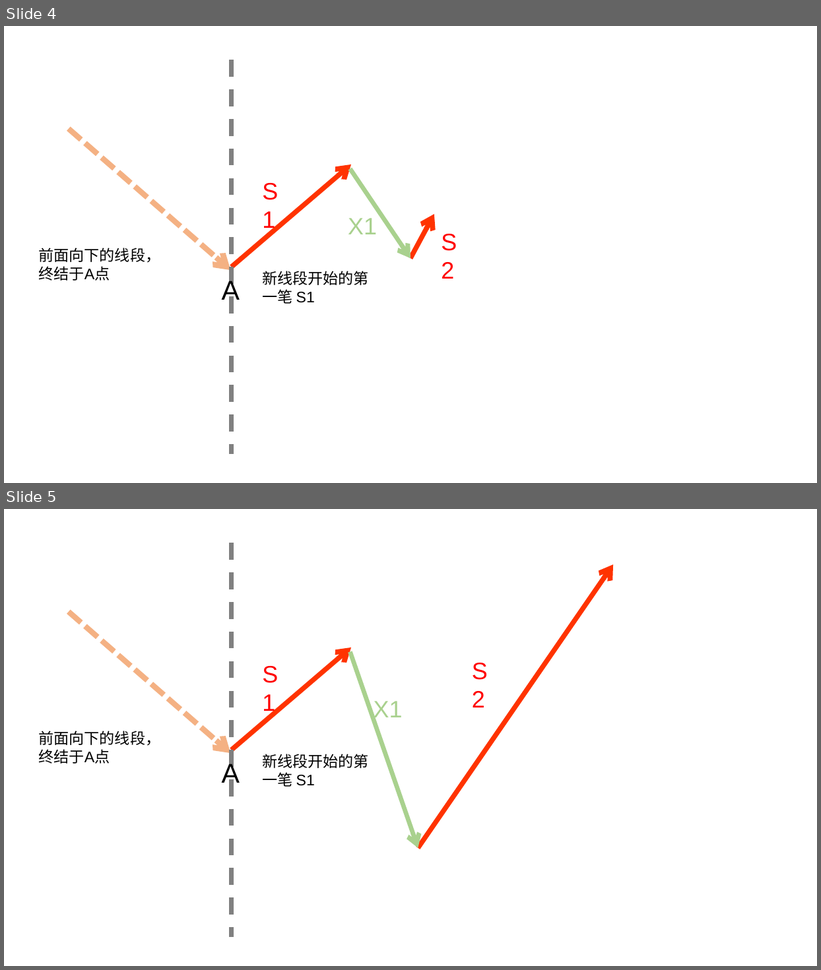
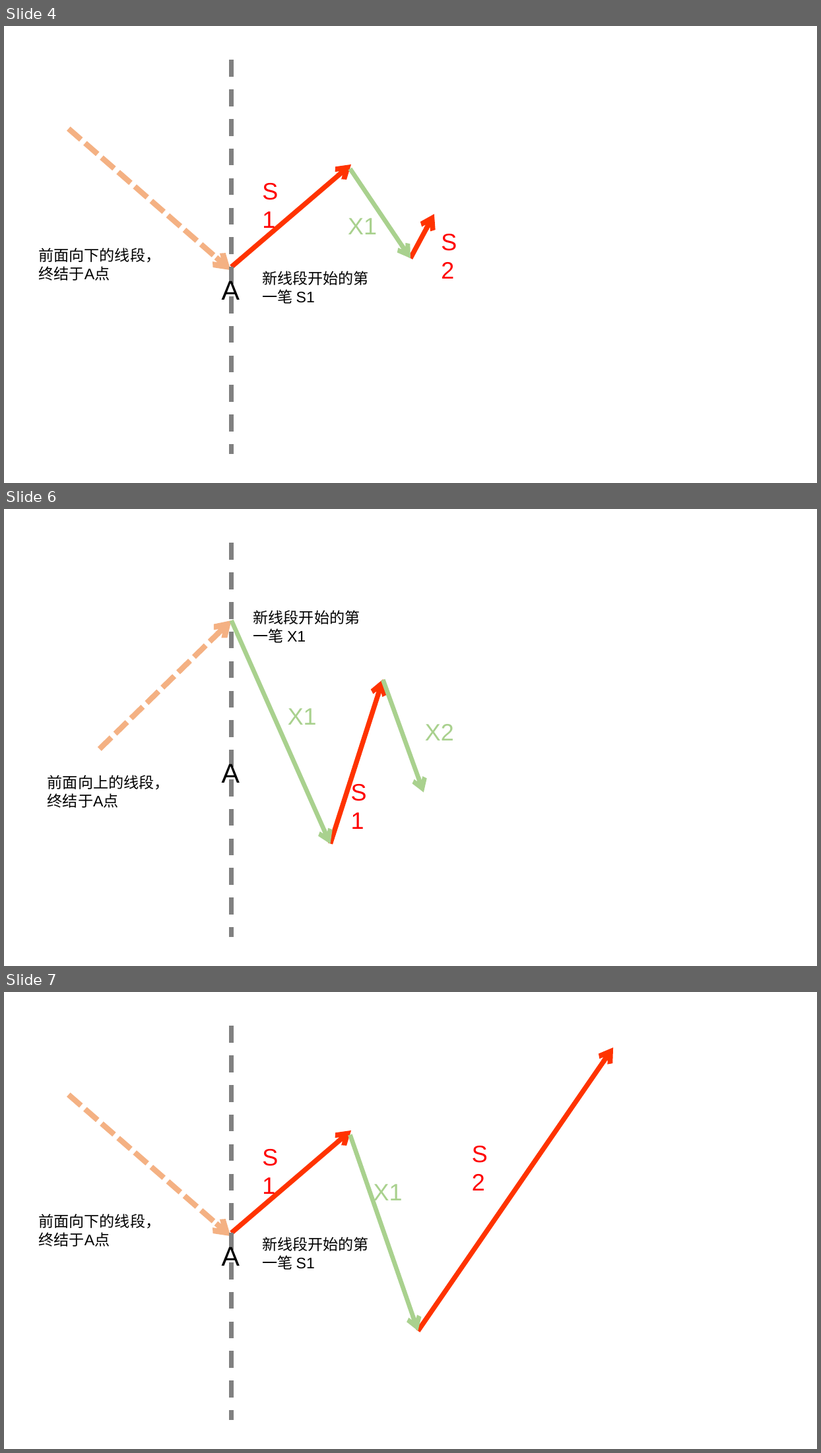
Before and after one commit to xitongsys/notes, a slide deck: finance/chanlun/charts.pptx. Shown one above the other, each under a label of ours: slides 4 and 5 before the commit, slides 4, 6 and 7 after it; the slides between them are not shown. The pictures are 821x970 and 821x1453 pixels, drawn with LibreOffice and Linux fonts; fonts in the diff are those of the drawing. Boxes give left, top, right and bottom in pixels: in the first picture for what was removed or moved away, otherwise in the second. Text is boxed around its words. In the diff, an @@ line names an element or a change of style, - is before the commit and + after.

```diff
--- a/finance/chanlun/charts.pptx
+++ b/finance/chanlun/charts.pptx
@@ slide 6 added at (4,509,817,966), background #FFFFFF @@
@@ line added from (232, 543) to (232, 938), #808080 5 pt dashed @@
@@ arrow added from (100, 749) to (232, 621), #F4B183 6.5 pt dashed @@
@@ arrow added from (232, 621) to (330, 844), #A9D18E 5.25 pt @@
@@ text added at (253,610,360,643), 18 pt, text #000000 @@
+新线段开始的第一笔 X1
@@ arrow added from (330, 844) to (384, 679), #FF3300 5.75 pt @@
@@ arrow added from (384, 680) to (424, 793), #A9D18E 5.25 pt @@
@@ text added at (288,708,317,725), 28 pt, text #A9D18E @@
+X1
@@ text added at (425,724,454,741), 28 pt, text #A9D18E @@
+X2
@@ text added at (222,762,240,789), 32 pt, text #000000 @@
+A
@@ text added at (48,775,170,808), 18 pt, text #000000 @@
+前面向上的线段，终结于A点
@@ text added at (345,774,384,809), 28 pt, text #FF0000 @@
+S1
@@ what was slide 5 is now slide 7 @@
```
Also in this commit, not shown: 2 other slides added, 5 other files.
